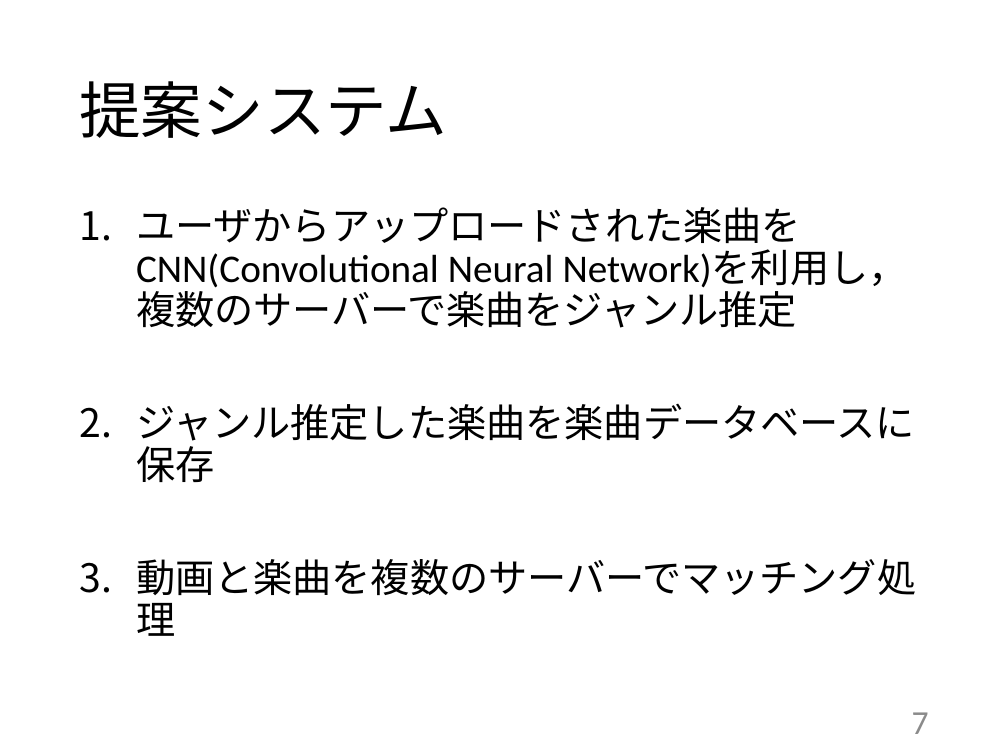
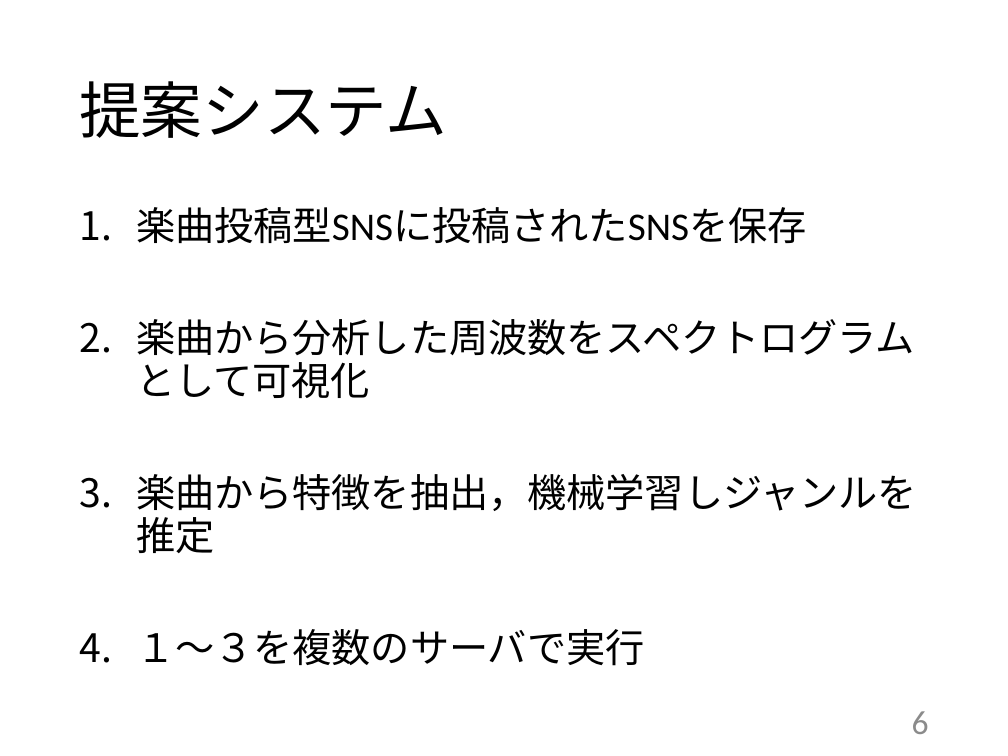
Before and after one commit to kait-takanolab/1821144-yoshii-thesis, a slide deck: slide 6 of 発表用スライド/1821144_卒研発表.pptx (slide 7 before the commit). Drawn at 1008x756 pixels with LibreOffice and Linux fonts; fonts in the diff are those of the drawing. Boxes give left, top, right and bottom in pixels: in the first picture for what was removed or moved away, otherwise in the second. Text is boxed around its words. In the diff, an @@ line names an element or a change of style, - is before the commit and + after.

```diff
--- a/発表用スライド/1821144_卒研発表.pptx
+++ b/発表用スライド/1821144_卒研発表.pptx
@@ text at (x1=136, y1=207, x2=917, y2=666): text changed @@
-1. ユーザからアップロードされた楽曲をCNN(Convolutional Neural Network)を利用し，
-   複数のサーバーで楽曲をジャンル推定
-2. ジャンル推定した楽曲を楽曲データベースに
-   保存
-3. 動画と楽曲を複数のサーバーでマッチング処理
+1. 楽曲投稿型SNSに投稿されたSNSを保存
+2. 楽曲から分析した周波数をスペクトログラムとして可視化
+3. 楽曲から特徴を抽出，機械学習しジャンルを推定
+4. １～３を複数のサーバで実行
@@ page number at (x1=912, y1=711, x2=929, y2=734): text changed @@
-7
+6
```
Also in this commit, not shown: 3 other slides changed, 1 slide added, 1 slide removed.
